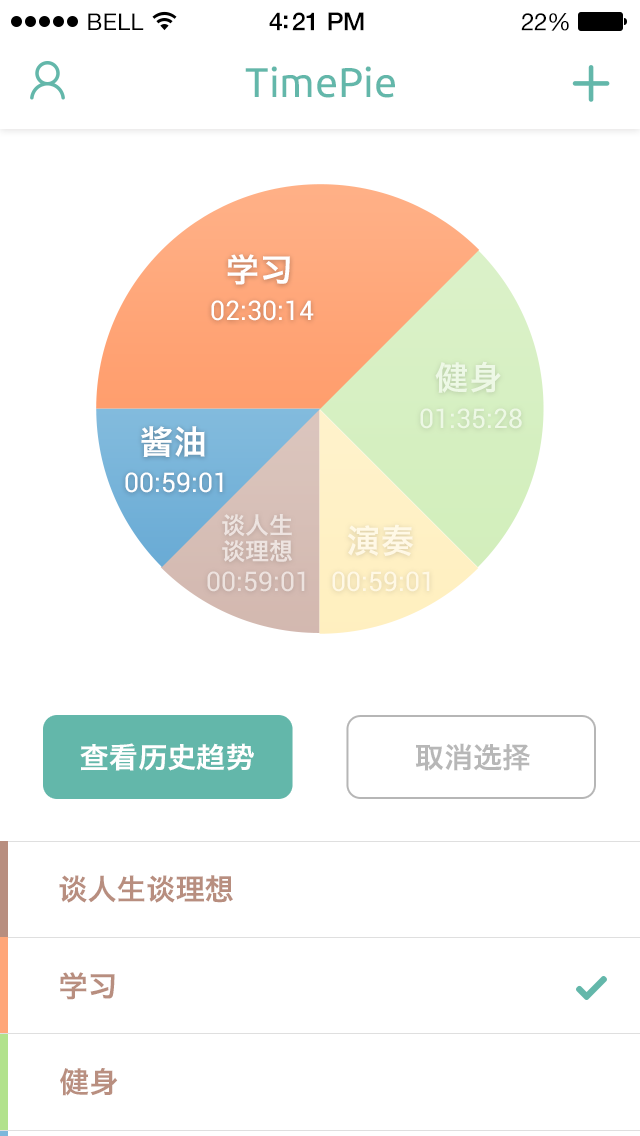
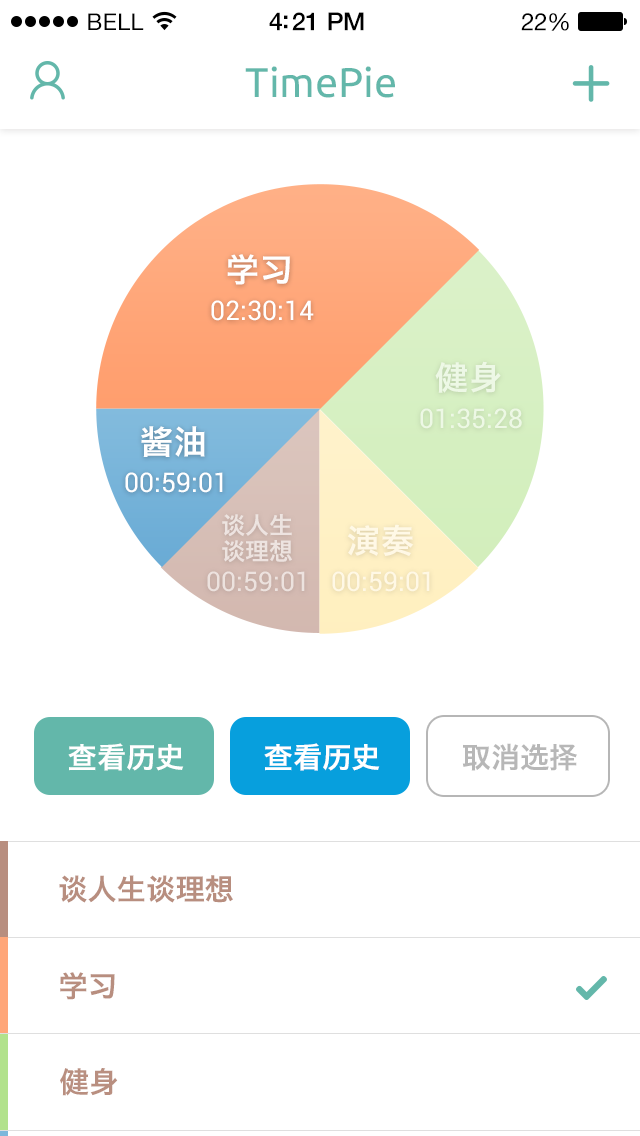
Revision of a layered 640x1136 image; what changed, layer by layer:
removed group "btns" (6 layers) over [45, 717, 594, 797]
removed group "cancel" (2 layers) from group "btns" over [348, 717, 594, 797]
removed layer "取消选择" from group "cancel" over [415, 743, 530, 771]
removed layer "圆角矩形 3 副本" from group "cancel" over [348, 717, 594, 797]
removed group "history" (2 layers) from group "btns" over [45, 717, 291, 797]
removed layer "查看历史趋势" from group "history" over [80, 743, 254, 771]
removed layer "圆角矩形 3" from group "history" over [45, 717, 291, 797]
renamed "背景" to "Layer 1", painted on it over [34, 715, 610, 799]
